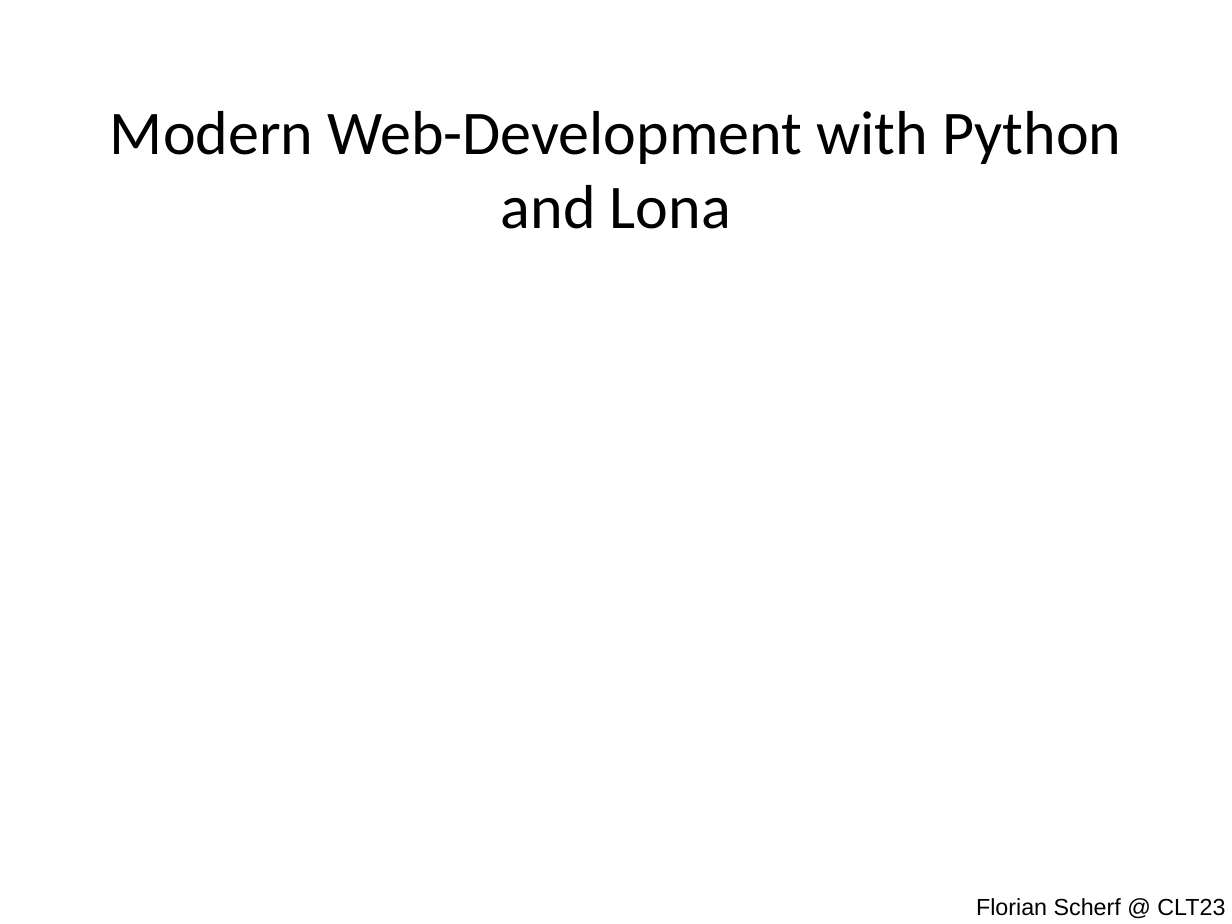
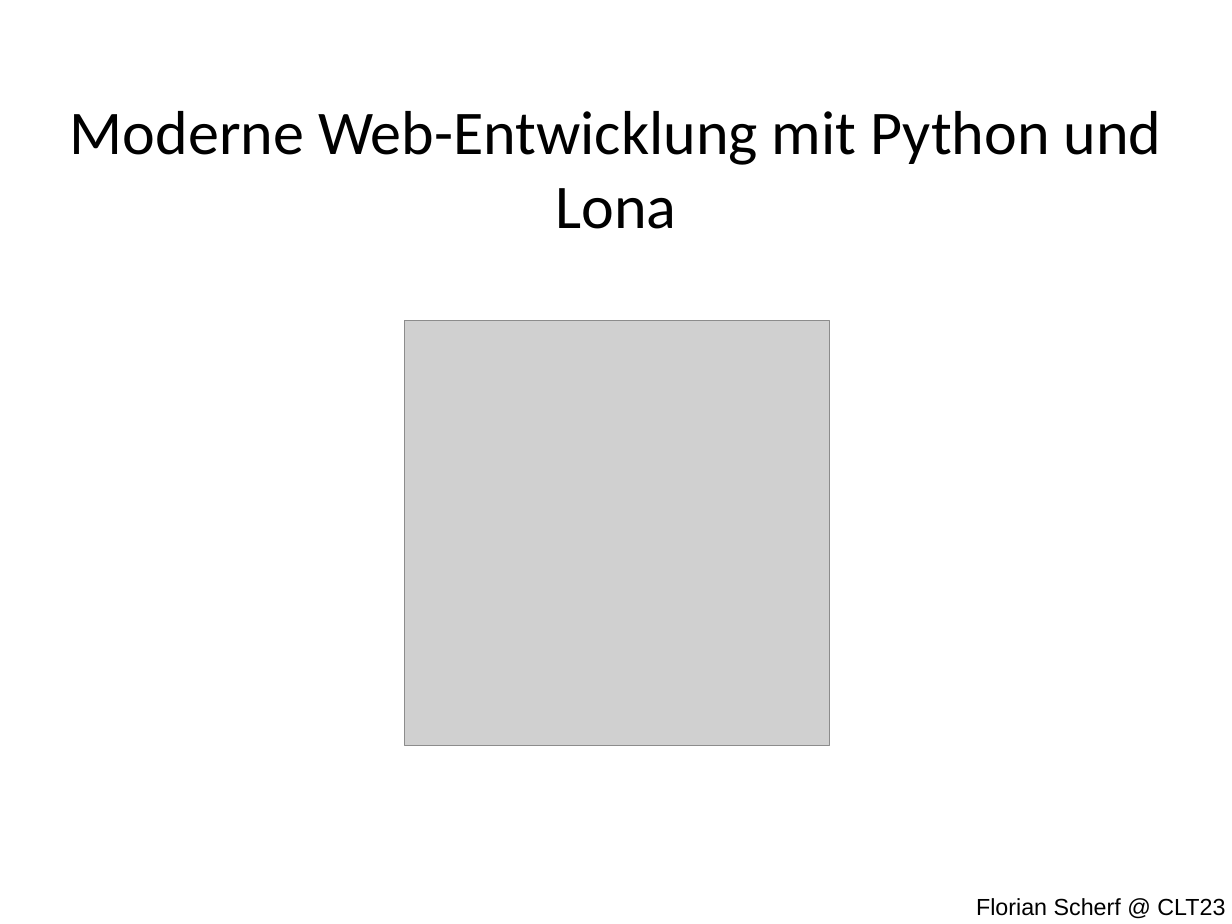
Before and after one commit to lona-web-org/presentations, a slide deck: slide 1 of clt23/slides.odp. Drawn at 1232x924 pixels with LibreOffice and Linux fonts; fonts in the diff are those of the drawing; grey boxes stand for pictures. Boxes give left, top, right and bottom in pixels: in the first picture for what was removed or moved away, otherwise in the second. Text is boxed around its words. In the diff, an @@ line names an element or a change of style, - is before the commit and + after.

```diff
--- a/clt23/slides.odp
+++ b/clt23/slides.odp
@@ title at (70, 111, 1162, 229): text changed @@
-Modern Web-Development with Python and Lona
+Moderne Web-Entwicklung mit Python und Lona
@@ picture added at (405, 321, 830, 746) @@
```
Also in this commit, not shown: 5 other slides changed, 18 slides added, 1 slide removed, 27 other files.
